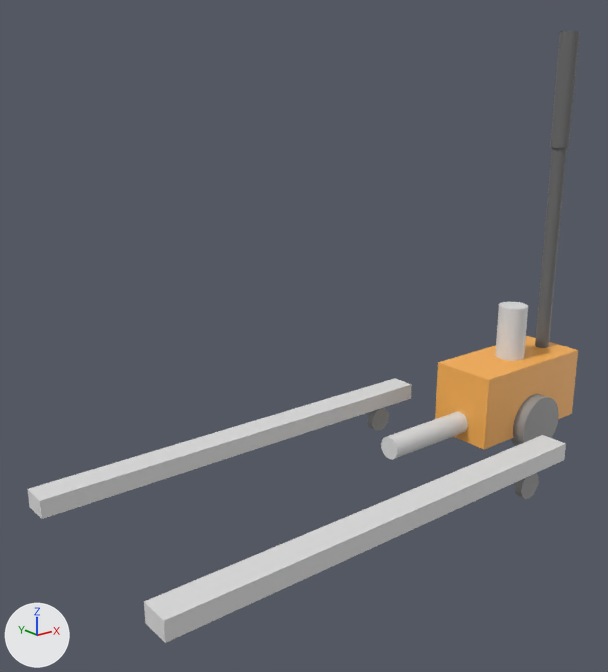
Two versions of the glTF model frontend/public/assets/models/forklift-pallet-jack-manual.glb, one commit apart.
Camera for both pictures: a 50 mm camera at (-581.0, -1413.0, 1022.0) aimed at (602.0, 65.0, 430.0). Arrows for +X, +Y and +Z are at lower left; the lights stay in place. The older version comes first. Where no turn or scale is listed for an object, it has been applied to the vertices.

The first picture shows 'connector', 'fork_0', 'fork_1', 'handle_head', 'handle_stem', 'hydraulic_cylinder', 'pump_body', 'rear_wheel_0' and 2 more.
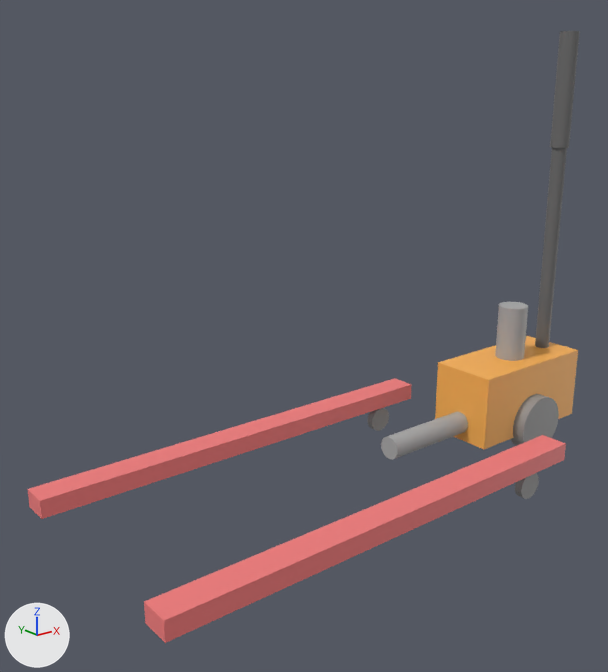
Where the change shows, as pixel boxes (x1, y1, x2, y2) in the pictures (608 x 672 px):
```json
{"part": 1, "of": "me_geometry_1", "change": "recoloured", "before": [495, 302, 528, 361], "after": [495, 302, 528, 361], "on screen": "light grey to grey"}
{"part": 2, "of": "me_geometry_4", "change": "recoloured", "before": [144, 435, 566, 643], "after": [144, 435, 566, 643], "on screen": "light grey to pink"}
{"part": 3, "of": "me_geometry_5", "change": "recoloured", "before": [28, 378, 412, 519], "after": [28, 378, 412, 519], "on screen": "light grey to pink"}
{"part": 4, "of": "me_geometry_10", "change": "recoloured", "before": [381, 412, 468, 459], "after": [381, 412, 468, 459], "on screen": "light grey to grey"}
```

Edits to the scene script, one JSON object a line:
```json
{"block": "me_geometry_1", "where": "me_geometry_1.from_pydata(...)  # 66 vertices, 128 faces; spans x 1260.0..1340.0, y -40.0..40.0, z 250.0..400.0"}
{"block": "me_geometry_1", "where": "# used by ob_hydraulic_cylinder; location = (0.0, 0.0, 0.0)"}
{"block": "me_geometry_1", "change": "me_geometry_1 part 1: 128 faces centred in x 1260.0..1340.0, y -40.0..40.0, z 250.0..400.0 are repainted in the vertex colours; the middle colour goes from light grey #e0e0e0 to grey #aaaaaa"}
{"block": "me_geometry_4", "where": "me_geometry_4.from_pydata(...)  # 8 vertices, 12 faces; spans x 0.0..1150.0, y -305.0..-235.0, z 85.0..130.0"}
{"block": "me_geometry_4", "where": "# used by ob_fork_0; location = (0.0, 0.0, 0.0)"}
{"block": "me_geometry_4", "change": "me_geometry_4 part 2: 12 faces centred in x 0.0..1150.0, y -305.0..-235.0, z 85.0..130.0 are repainted in the vertex colours; the middle colour goes from light grey #e0e0e0 to pink #f37c7c"}
{"block": "me_geometry_5", "where": "me_geometry_5.from_pydata(...)  # 8 vertices, 12 faces; spans x 0.0..1150.0, y 235.0..305.0, z 85.0..130.0"}
{"block": "me_geometry_5", "where": "# used by ob_fork_1; location = (0.0, 0.0, 0.0)"}
{"block": "me_geometry_5", "change": "me_geometry_5 part 3: 12 faces centred in x 0.0..1150.0, y 235.0..305.0, z 85.0..130.0 are repainted in the vertex colours; the middle colour goes from light grey #e0e0e0 to pink #f37c7c"}
{"block": "me_geometry_10", "where": "me_geometry_10.from_pydata(...)  # 66 vertices, 128 faces; spans x 830.0..1470.0, y -30.0..30.0, z 70.0..130.0"}
{"block": "me_geometry_10", "where": "# used by ob_connector; location = (0.0, 0.0, 0.0)"}
{"block": "me_geometry_10", "change": "me_geometry_10 part 4: 128 faces centred in x 830.0..1470.0, y -30.0..30.0, z 70.0..130.0 are repainted in the vertex colours; the middle colour goes from light grey #e0e0e0 to grey #aaaaaa"}
```
